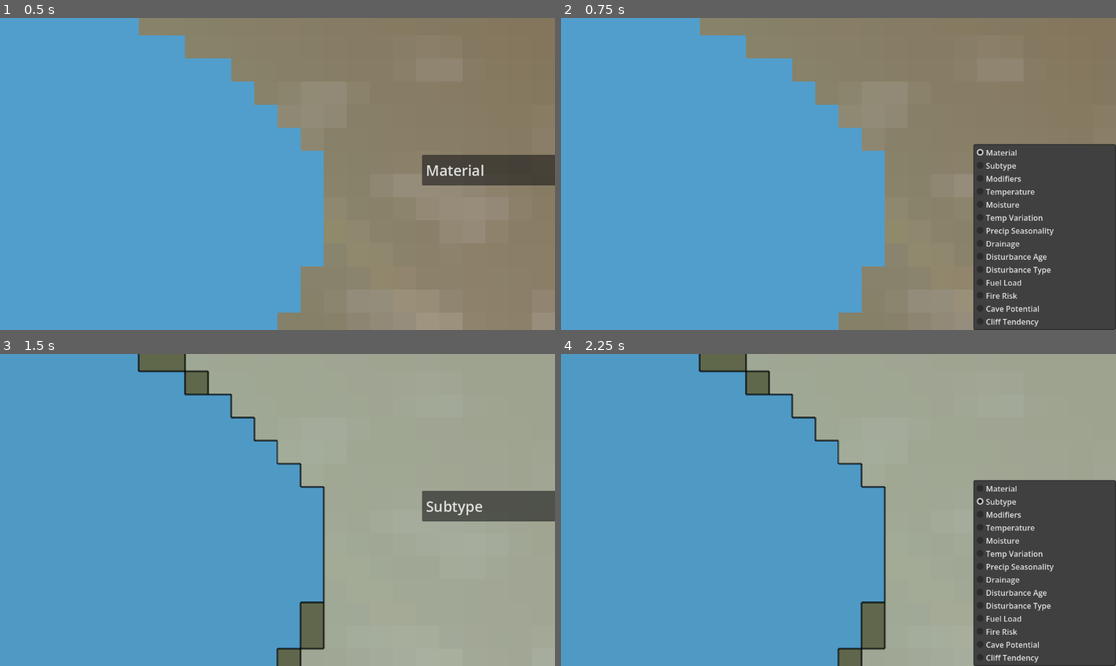
Above: before the commit, frames 1-4 (two rows, left to right).
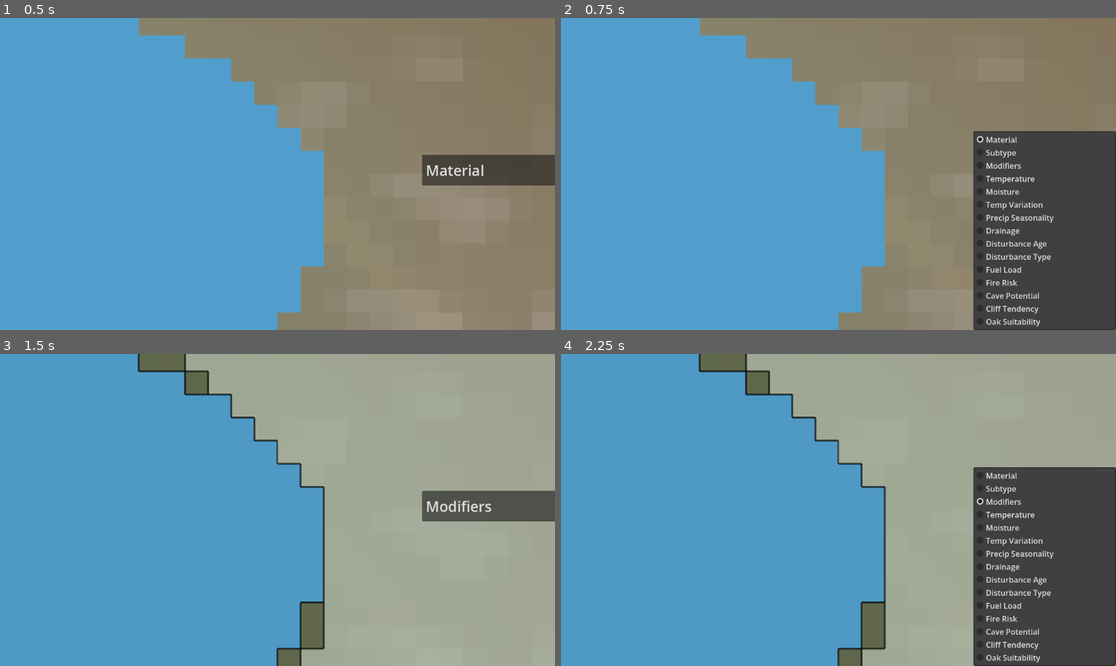
Above: after the commit, the same moments.

Repository: joahreason/explore
Game: Godot game, scene res://world.tscn
Two runs of this game, one before a commit and one after it. Both use one fixed random seed, a clock stepped at 60 frames per second and the inputs below.
Inputs:
- Up to frame 1 (0.5 s): no input
- Up to frame 2 (0.75 s): click "Material" at 0.5 s
- Up to frame 3 (1.5 s): click "Material" at 1.25 s
- Up to frame 4 (2.25 s): click "Subtype" (after the commit: "Modifiers") at 2 s

Frame 1 is identical in both runs. In frame 2, 2.5% of the frame differs, in the area x 74-100%, y 36-99%; in frame 3, 0.2%; in frame 4, 2.5%.

Commit message:
Phase 4: Oak Suitability debug view; fix water-body suitability leak
Adds resources/oak.tres (first real ResourceDefinition) and wires a
resource-suitability heatmap view into chunk_manager.gd/view_mode_dropdown.gd,
following the existing heatmap-view pattern exactly.

Visual validation (headless PNG render, per the plan's own "do not proceed
until these maps look believable" gate) caught two real bugs before they
shipped: a lake read as highly suitable because elevation_curve interpolated
upward from -1 instead of flattening at sea_level, and a river read as
moderately suitable because rivers can sit well above sea_level so the
elevation fix alone didn't catch them.

Fixed the river case generically, not just for oak: added
water_body_weights to ResourceDefinition (mirrors geology_weights) and wired
it into ResourceManager's geometric-mean core, so "is this tile water" is a
per-resource data choice - a land plant zeroes it out, a future river/shore
plant (Phase 10) can do the opposite - with no hardcoded water logic in
ResourceManager itself.

Co-Authored-By: Claude Sonnet 5 <noreply@anthropic.com>
Claude-Session: https://claude.ai/code/session_01FGRKBehJuHB2bSj53HPTpB

Diff:
--- /dev/null
+++ b/resources/oak.tres
@@ -0,0 +1,60 @@
+[gd_resource type="Resource" script_class="ResourceDefinition" format=3]
+
+[ext_resource type="Script" path="res://scripts/resource_definition.gd" id="1_n2fvo"]
+
+[sub_resource type="Curve" id="Curve_n2fvo"]
+_data = [Vector2(0, 0), 0.0, 0.0, 0, 0, Vector2(0, 0.9), 0.0, 0.0, 0, 0, Vector2(0, 0), 0.0, 0.0, 0, 0, Vector2(0.3, 0.55), 0.0, 0.0, 0, 0, Vector2(1, 0), 0.0, 0.0, 0, 0]
+point_count = 5
+
+[sub_resource type="Curve" id="Curve_apdl1"]
+_data = [Vector2(0, 0.05), 0.0, 0.0, 0, 0, Vector2(0.5, 0.45), 0.0, 0.0, 0, 0, Vector2(1, 1), 0.0, 0.0, 0, 0]
+point_count = 3
+
+[sub_resource type="Curve" id="Curve_xu4iw"]
+_data = [Vector2(0, 0.1), 0.0, 0.0, 0, 0, Vector2(0.4, 0.65), 0.0, 0.0, 0, 0, Vector2(0.7, 1), 0.0, 0.0, 0, 0, Vector2(1, 0.7), 0.0, 0.0, 0, 0]
+point_count = 4
+
+[sub_resource type="Curve" id="Curve_unadh"]
+_limits = [0.0, 1.0, 0.0, 0.1]
+_data = [Vector2(0, 1), 0.0, 0.0, 0, 0, Vector2(0.02, 0.7), 0.0, 0.0, 0, 0, Vector2(0.05, 0.25), 0.0, 0.0, 0, 0, Vector2(0.1, 0), 0.0, 0.0, 0, 0]
+point_count = 4
+
+[sub_resource type="Curve" id="Curve_sdxwh"]
+_data = [Vector2(0, 0.4), 0.0, 0.0, 0, 0, Vector2(0, 0), 0.0, 0.0, 0, 0, Vector2(0.1, 1), 0.0, 0.0, 0, 0, Vector2(0.35, 0.5), 0.0, 0.0, 0, 0, Vector2(1, 0), 0.0, 0.0, 0, 0]
+point_count = 5
+
+[resource]
+script = ExtResource("1_n2fvo")
+id = "oak"
+category = "vegetation"
+temperature_curve = SubResource("Curve_sdxwh")
+moisture_curve = SubResource("Curve_xu4iw")
+fertility_curve = SubResource("Curve_apdl1")
+elevation_curve = SubResource("Curve_n2fvo")
+slope_curve = SubResource("Curve_unadh")
+biome_weights = {
+"Forest": 1.0,
+"Grassland": 0.3,
+"Swamp": 0.4,
+"Wetland": 0.5
+}
+subtype_weights = {
+"Boreal": 0.55,
+"Dry Woodland": 0.5,
+"Montane": 0.4,
+"Temperate": 1.0,
+"Tropical": 0.3
+}
+water_body_weights = {
+"lake": 0.0,
+"none": 1.0,
+"ocean": 0.0,
+"river": 0.0,
+"sea": 0.0,
+"swamp": 0.3
+}
+river_affinity = 0.1
+disturbance_affinity = -0.15
+cluster_strength = 0.5
+minimum_spacing = 2.0
+placement_type = "scatter"
--- a/scripts/chunk_manager.gd
+++ b/scripts/chunk_manager.gd
@@ -10,6 +10,9 @@
 const HeatmapColorizerScript := preload("res://scripts/heatmap_colorizer.gd")
 const BiomeClassifierScript := preload("res://scripts/biome_classifier.gd")
 const BiomeOverlayChunkScript := preload("res://scripts/biome_overlay_chunk.gd")
+const EnvironmentalStateScript := preload("res://scripts/environmental_state.gd")
+const ResourceManagerScript := preload("res://scripts/resource_manager.gd")
+const OAK_RESOURCE := preload("res://resources/oak.tres")
 
 const TILE_SIZE := 12          # screen pixels per tile
 const CHUNK_SIZE := 16         # tiles per chunk edge
@@ -52,6 +55,7 @@
 	FIRE_RISK,
 	CAVE_POTENTIAL,
 	CLIFF_TENDENCY,
+	RESOURCE_SUITABILITY_OAK,
 }
 
 ## Assign a saved WorldGen.tres preset here to tune generation in the
@@ -277,8 +281,19 @@
 			return HeatmapColorizerScript.cave_potential(sample)
 		ViewMode.CLIFF_TENDENCY:
 			return HeatmapColorizerScript.cliff_tendency(sample)
+		ViewMode.RESOURCE_SUITABILITY_OAK:
+			return HeatmapColorizerScript.resource_suitability(_resource_suitability(sample, OAK_RESOURCE))
 		_:
 			return null
+
+
+## Phase 4 of docs/resource-generation-plan.md: full sample -> EnvironmentalState
+## -> classify_full() -> ResourceManager.get_suitability(), so the debug view
+## reflects biome/subtype weighting too, not just the raw curve factors.
+func _resource_suitability(sample: Dictionary, definition: ResourceDefinition) -> float:
+	var state = EnvironmentalStateScript.from_sample(sample)
+	var classified: Dictionary = BiomeClassifierScript.classify_full(sample)
+	return ResourceManagerScript.get_suitability(state, definition, classified)
 
 
 ## lod_step tiles collapse into one sample (taken at the block's center);
--- a/scripts/heatmap_colorizer.gd
+++ b/scripts/heatmap_colorizer.gd
@@ -42,6 +42,9 @@
 
 const NO_CLIFF := Color(0.15, 0.15, 0.18)
 const HIGH_CLIFF := Color(0.9, 0.85, 0.8)
+
+const NOT_SUITABLE := Color(0.12, 0.1, 0.14)
+const HIGHLY_SUITABLE := Color(0.25, 0.85, 0.35)
 
 
 static func temperature(s: Dictionary) -> Color:
@@ -110,3 +113,10 @@
 static func cliff_tendency(s: Dictionary) -> Color:
 	var v := clampf(pow(float(s["cliff_tendency"]) * 4.0, 0.5), 0.0, 1.0)
 	return NO_CLIFF.lerp(HIGH_CLIFF, v)
+
+
+## Takes a raw 0..1 value directly (not a sample Dictionary) since
+## suitability isn't a WorldGen field - it's computed externally by
+## ResourceManager.get_suitability(), which already clamps to [0,1].
+static func resource_suitability(value: float) -> Color:
+	return NOT_SUITABLE.lerp(HIGHLY_SUITABLE, clampf(value, 0.0, 1.0))
--- a/scripts/resource_definition.gd
+++ b/scripts/resource_definition.gd
@@ -37,14 +37,24 @@
 @export var drainage_curve: Curve
 @export var erosion_curve: Curve
 
-## Keyed by base_biome/subtype String, or WorldGen.Geology int - a resource
-## with no entry for the tile's biome/subtype/geology is neither penalized
-## nor favored by that factor (see the same null-is-neutral rule as curves
-## above, applies identically here).
+## Keyed by base_biome/subtype String, WorldGen.Geology int, or WorldGen's
+## water_body String ("none"/"ocean"/"sea"/"lake"/"river"/"swamp") - a
+## resource with no entry for the tile's biome/subtype/geology/water_body is
+## neither penalized nor favored by that factor (see the same null-is-neutral
+## rule as curves above, applies identically here).
+##
+## water_body_weights exists specifically so "is this tile actually water"
+## is a per-resource DATA choice, not a hardcoded rule in ResourceManager -
+## a land plant sets {"none": 1.0, "ocean": 0.0, "sea": 0.0, "lake": 0.0,
+## "river": 0.0} so it can't score high while literally submerged (a real
+## bug found via Phase 4's visual validation - elevation/moisture curves
+## alone don't reliably exclude water, since e.g. a river can sit well above
+## sea_level), while a Phase 10 river/shore plant sets the opposite weights.
 @export_group("Categorical Weights")
 @export var biome_weights: Dictionary = {}
 @export var subtype_weights: Dictionary = {}
 @export var geology_weights: Dictionary = {}
+@export var water_body_weights: Dictionary = {}
 
 @export_group("Special Affinities")
 @export var river_affinity: float = 0.0
--- a/scripts/resource_manager.gd
+++ b/scripts/resource_manager.gd
@@ -11,7 +11,8 @@
 ## Deliberately NOT a blind product of every factor - the plan warns this
 ## makes a single weak factor crater every resource's score. Curve-based
 ## "requirement" factors (temperature/moisture/fertility/elevation/slope/
-## drainage/erosion/geology) are combined via GEOMETRIC MEAN: still
+## drainage/erosion), plus geology/water_body weights, are combined via
+## GEOMETRIC MEAN: still
 ## meaningfully penalizes a genuinely bad match (one factor at 0 still zeroes
 ## the result - a true requirement), without each additional so-so factor
 ## multiplicatively compounding the penalty the way straight multiplication
@@ -21,8 +22,8 @@
 ## while staying fully generic - no per-resource-type branching here.
 ##
 ## An unset curve, or a weight map with no entry for the tile's actual
-## biome/subtype/geology, means neutral (1.0) - "this resource has no
-## opinion about this factor" - never 0.0 (see ResourceDefinition's doc
+## biome/subtype/geology/water_body, means neutral (1.0) - "this resource has
+## no opinion about this factor" - never 0.0 (see ResourceDefinition's doc
 ## comment for the same convention).
 
 static func get_suitability(
@@ -39,6 +40,9 @@
 	if not definition.geology_weights.is_empty():
 		var geology_factor: float = definition.geology_weights.get(state.geology, 1.0)
 		core_factors.append(clampf(geology_factor, 0.0, 1.0))
+	if not definition.water_body_weights.is_empty():
+		var water_body_factor: float = definition.water_body_weights.get(state.water_body, 1.0)
+		core_factors.append(clampf(water_body_factor, 0.0, 1.0))
 
 	var suitability := _geometric_mean(core_factors)
 
--- a/scripts/view_mode_dropdown.gd
+++ b/scripts/view_mode_dropdown.gd
@@ -24,6 +24,7 @@
 	{"label": "Fire Risk", "mode": ChunkManagerScript.ViewMode.FIRE_RISK},
 	{"label": "Cave Potential", "mode": ChunkManagerScript.ViewMode.CAVE_POTENTIAL},
 	{"label": "Cliff Tendency", "mode": ChunkManagerScript.ViewMode.CLIFF_TENDENCY},
+	{"label": "Oak Suitability", "mode": ChunkManagerScript.ViewMode.RESOURCE_SUITABILITY_OAK},
 ]
 
 
Not shown, changed: PROJECT_STATE.md
Not shown, changed: TODO.md
